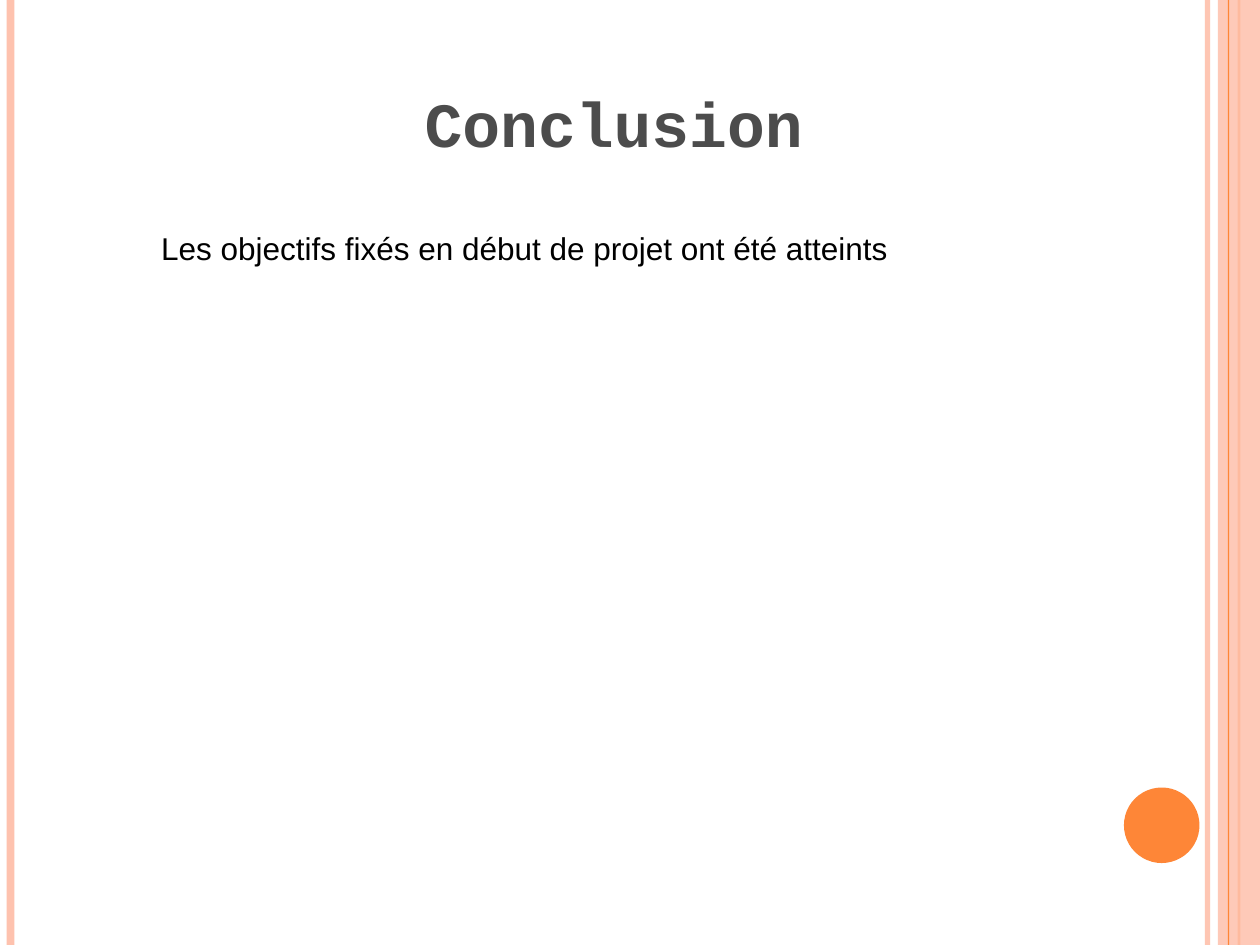
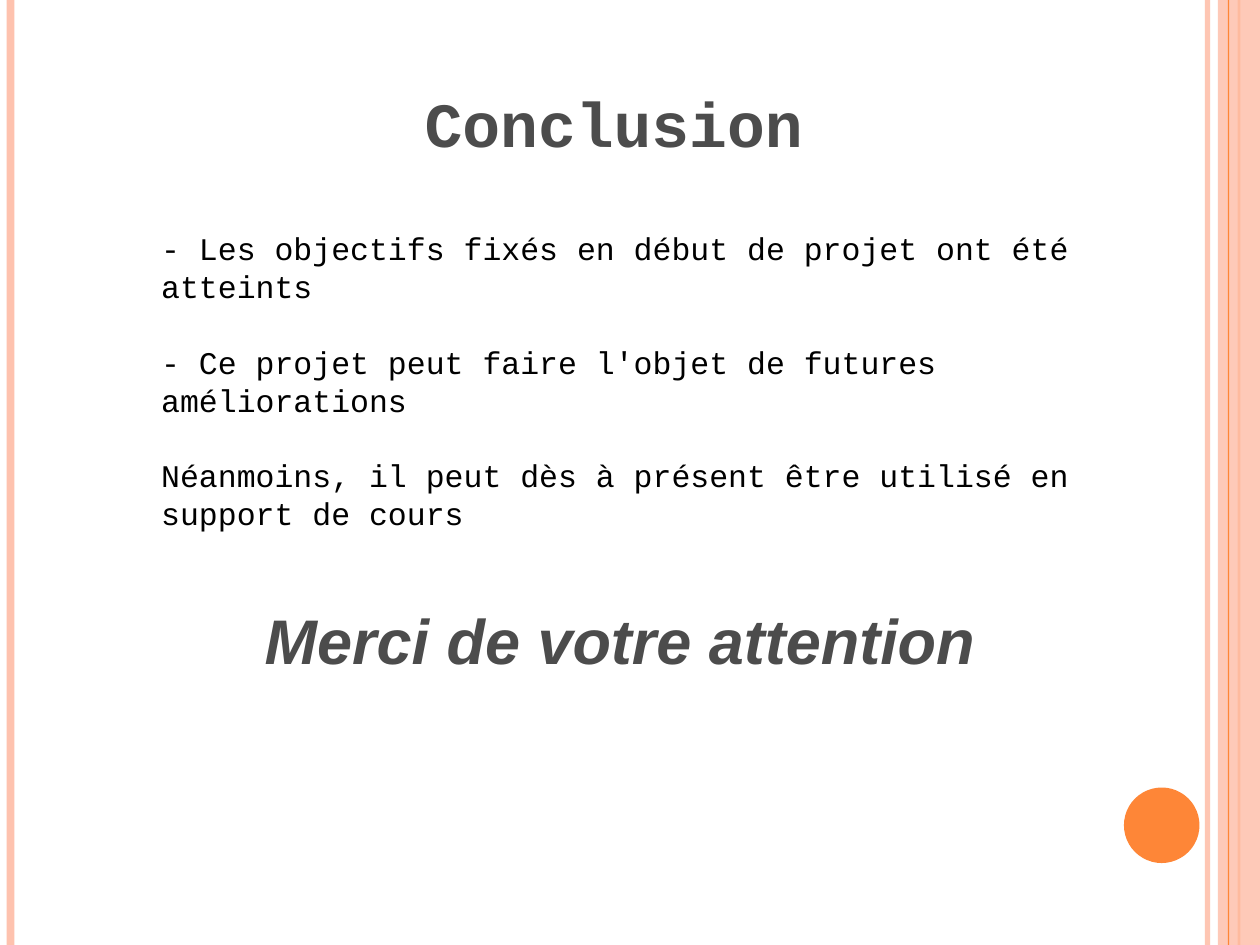
Before and after one commit to klnkg/cristallo3d, a slide deck: slide 11 of PRESENTATION GROUPE 1.odp. Drawn at 1260x945 pixels with LibreOffice and Linux fonts; fonts in the diff are those of the drawing. Boxes give left, top, right and bottom in pixels: in the first picture for what was removed or moved away, otherwise in the second. Text is boxed around its words. In the diff, an @@ line names an element or a change of style, - is before the commit and + after.

```diff
--- a/PRESENTATION GROUPE 1.odp
+++ b/PRESENTATION GROUPE 1.odp
@@ text at (x1=161, y1=238, x2=1069, y2=532): text changed; font Arial to Courier New @@
-Les objectifs fixés en début de projet ont été atteints
+- Les objectifs fixés en début de projet ont été atteints
+- Ce projet peut faire l'objet de futures améliorations
+Néanmoins, il peut dès à présent être utilisé en support de cours
@@ text added at (x1=265, y1=618, x2=975, y2=665), 36 pt, text #4C4C4C, bold, italic @@
+Merci de votre attention
```
